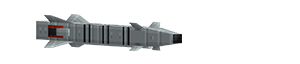
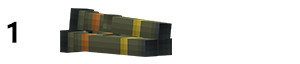
Layer changes from the first 300px x 64px image to the second:
added group "TOW" (1st of 2) with 2 layers above "SPIKE" over (60, 8, 182, 57)
added layer "TOW (1)" in group "TOW" over (60, 8, 172, 57)
hid group "X-25" (1st of 2) (2 layers) over (36, 14, 182, 57)
showed "frame_1" over (7, 8, 182, 57)
